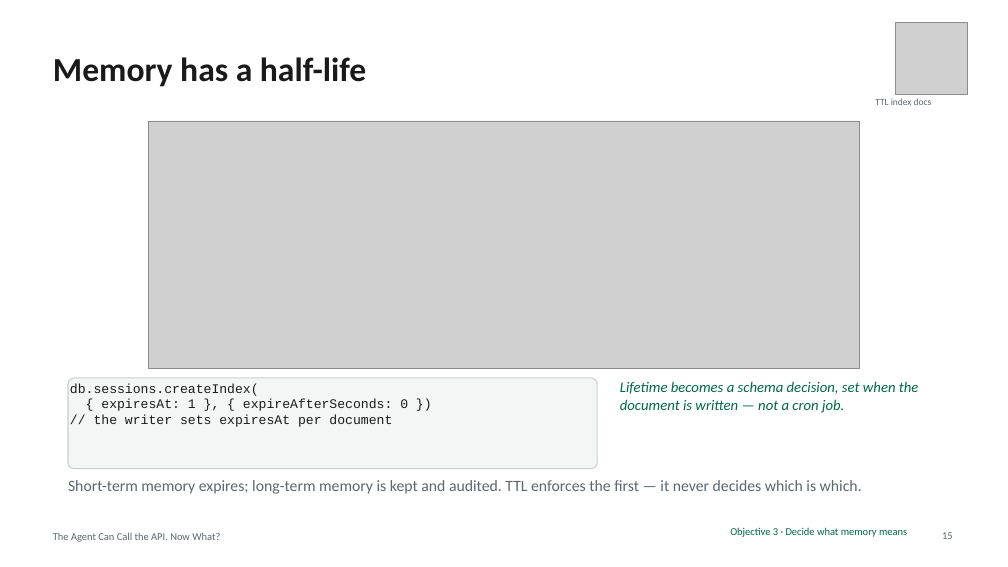
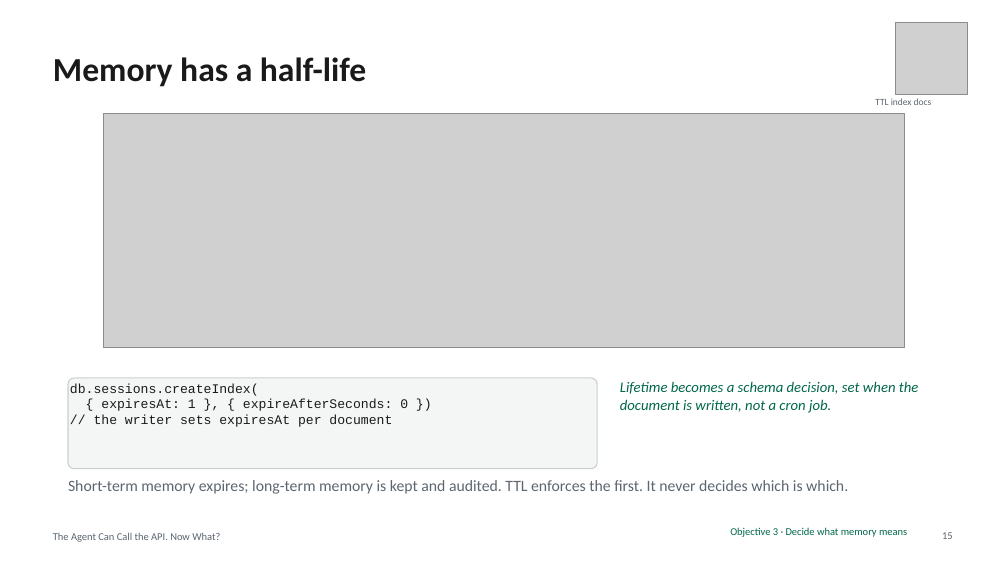
Before and after one commit to eoinjordan/what-should-a-local-agent-remember, a slide deck: slide 15 of slides/what-should-a-local-agent-remember.pptx. Drawn at 1008x567 pixels with LibreOffice and Linux fonts; fonts in the diff are those of the drawing; grey boxes stand for pictures. Boxes give left, top, right and bottom in pixels: in the first picture for what was removed or moved away, otherwise in the second. Text is boxed around its words. In the diff, an @@ line names an element or a change of style, - is before the commit and + after.

```diff
--- a/slides/what-should-a-local-agent-remember.pptx
+++ b/slides/what-should-a-local-agent-remember.pptx
@@ picture: place and size @@
-picture at box(149, 121, 860, 368)
+picture at box(104, 113, 905, 347)
@@ text at box(620, 381, 919, 413): text changed @@
-Lifetime becomes a schema decision, set when the document is written — not a cron job.
+Lifetime becomes a schema decision, set when the document is written, not a cron job.
@@ text at box(68, 480, 848, 494): text changed @@
-Short-term memory expires; long-term memory is kept and audited. TTL enforces the first — it never decides which is which.
+Short-term memory expires; long-term memory is kept and audited. TTL enforces the first. It never decides which is which.
```
Also in this commit, not shown: 26 other slides changed, 2 slides added, 1 slide removed, 36 other files.
